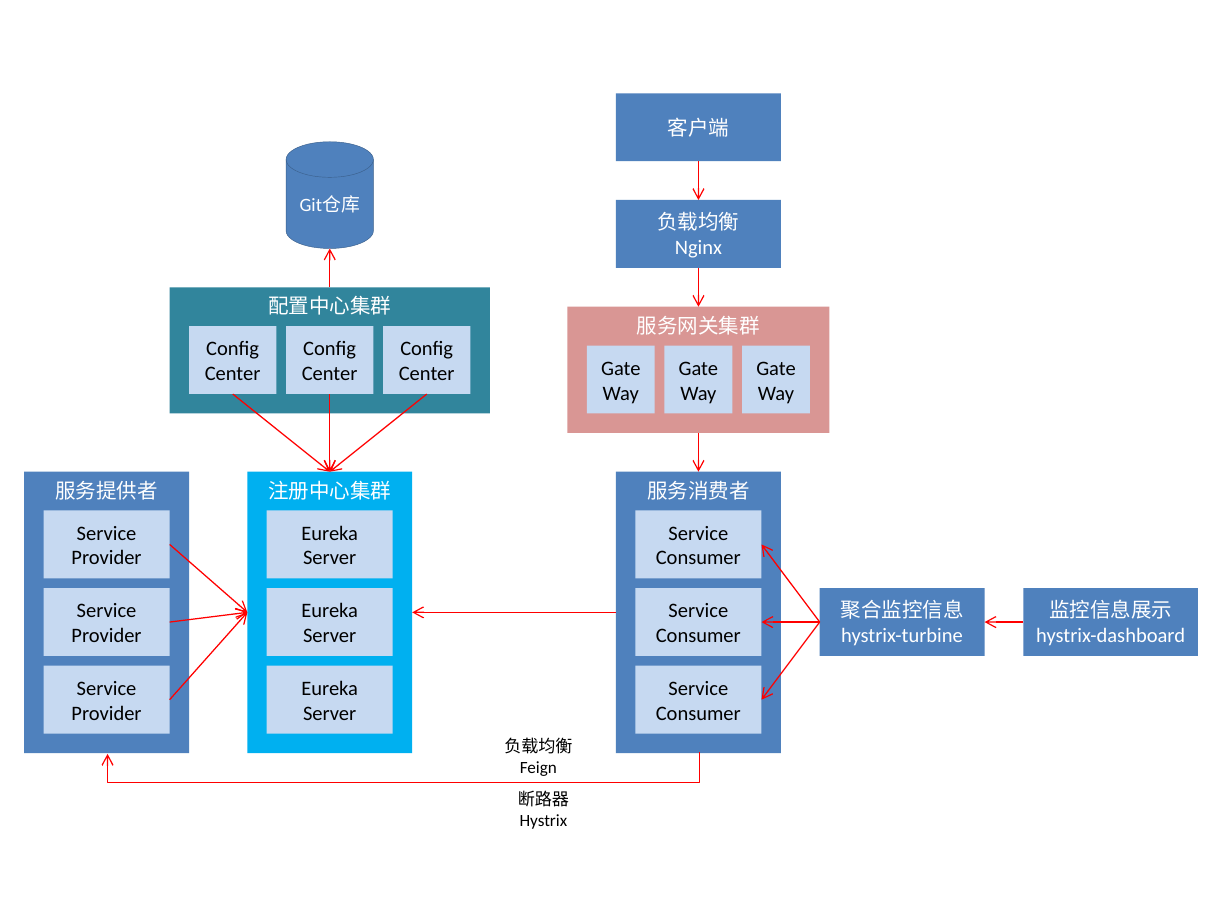
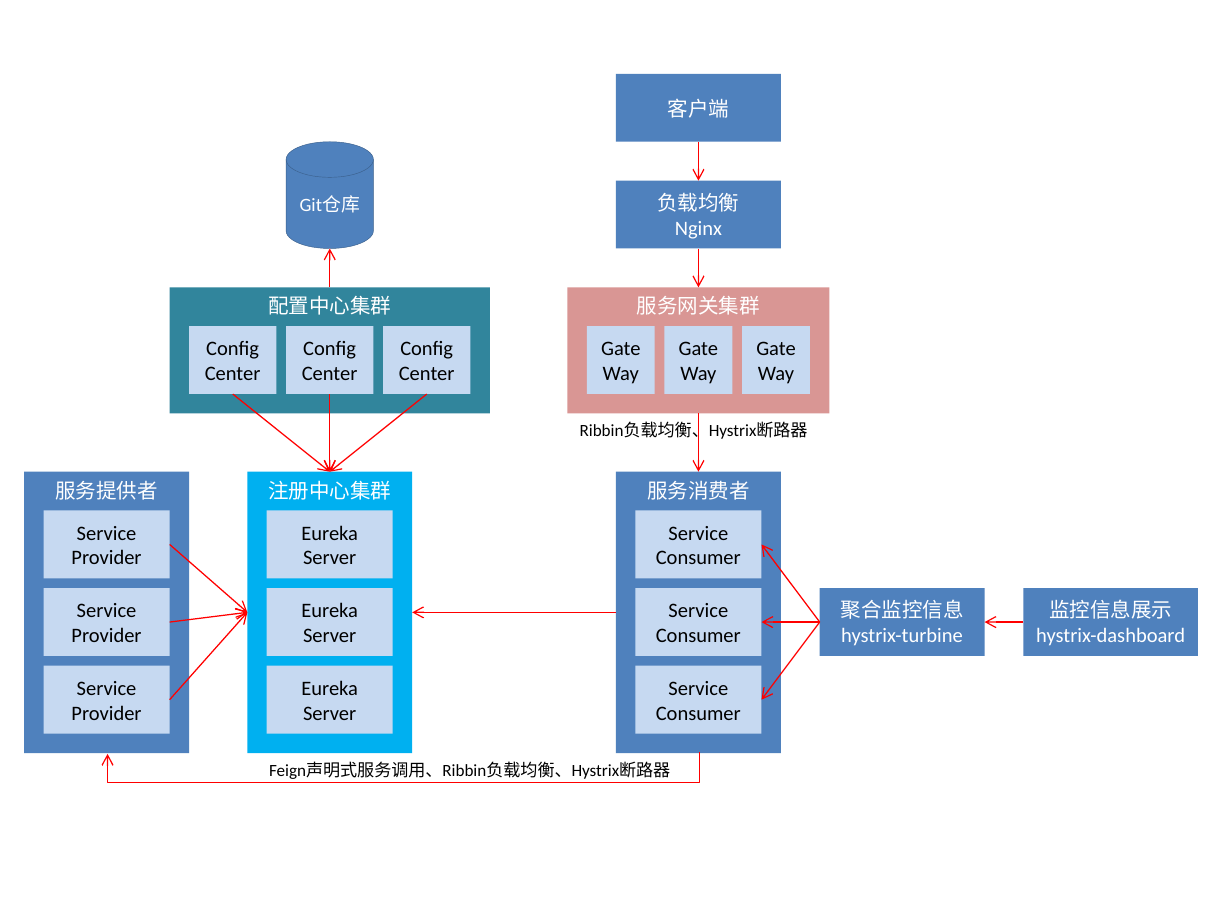
Before and after one commit to chenjuwen/springcloud, a slide deck: slide 2 of doc/架构图.pptx. Drawn at 1232x924 pixels with LibreOffice and Linux fonts; fonts in the diff are those of the drawing. Boxes give left, top, right and bottom in pixels: in the first picture for what was removed or moved away, otherwise in the second. Text is boxed around its words. In the diff, an @@ line names an element or a change of style, - is before the commit and + after.

```diff
--- a/doc/架构图.pptx
+++ b/doc/架构图.pptx
@@ 6 rectangles, 2 arrows: place and size @@
-6 rectangles, 2 arrows at [568, 94, 830, 432]
+6 rectangles, 2 arrows at [568, 74, 830, 413]
@@ arrow moved from (699, 432) - (699, 472) to (699, 414) - (699, 472) @@
@@ text added at [580, 422, 808, 441], 10 pt, text #000000 @@
+Ribbin负载均衡、Hystrix断路器
@@ text removed at [504, 737, 572, 776] @@
-负载均衡
-Feign
@@ text added at [269, 763, 670, 779], 10 pt, text #000000 @@
+Feign声明式服务调用、Ribbin负载均衡、Hystrix断路器
@@ text removed at [518, 790, 569, 829] @@
-断路器
-Hystrix
```
Also in this commit, not shown: 3 other files.
